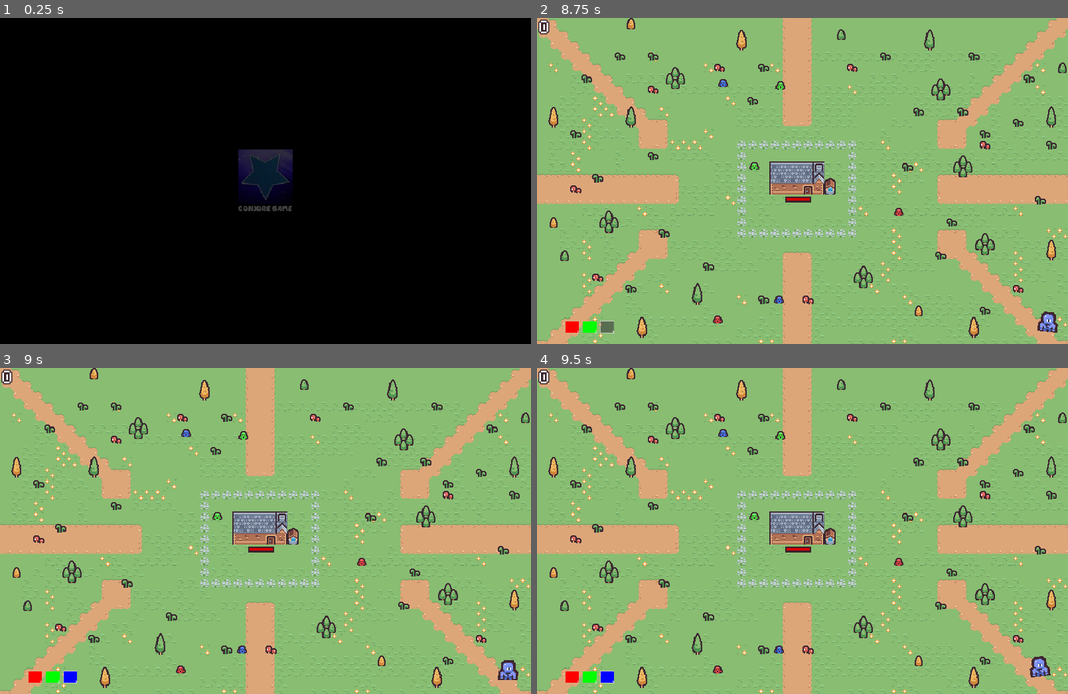
Above: before the commit, frames 1-4 (two rows, left to right).
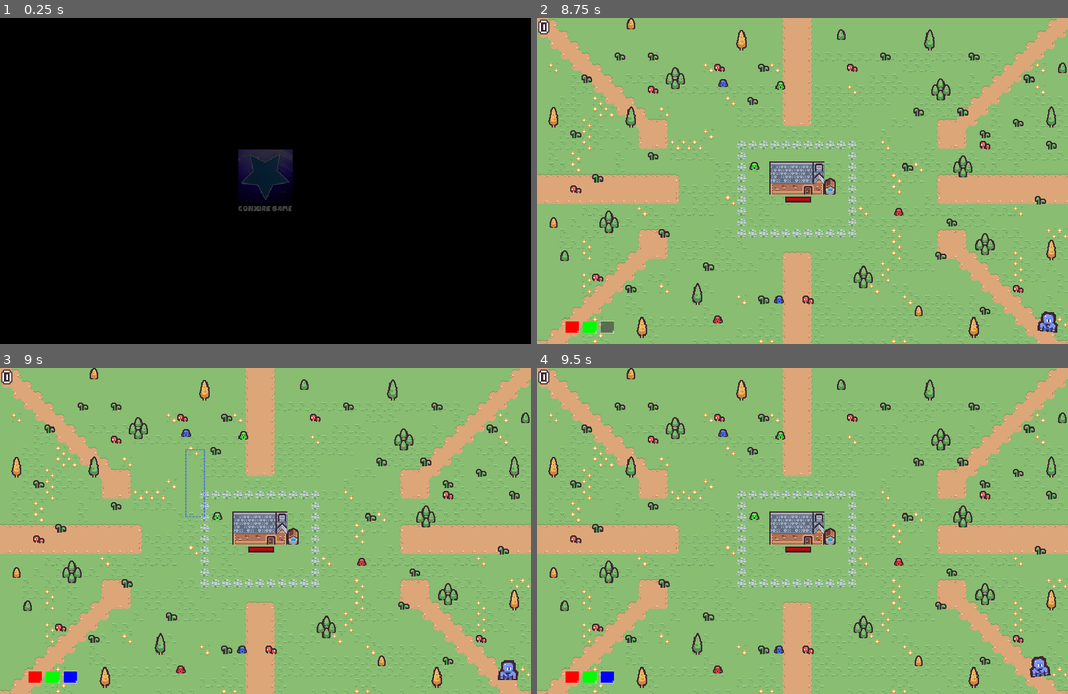
Above: after the commit, the same moments.

Repository: RiddimCrunch/TinyCreature-LudumDare56-
Game: Godot game, scene res://Scenes/splash_screen_manager.tscn
The game is run twice, just before and just after one commit, with the same random seed, the same clock (stepped at 60 frames per second) and the same inputs.
Inputs (mouse positions are in pixels of both pictures, inside the frame that each line leads up to):
- Up to frame 1 (0.25 s): no input
- Up to frame 2 (8.75 s): move the mouse to (919, 164) at 0.52 s; hold Right (ui_right) 0.53-1.25 s; hold 3 (Blue) 0.53-1.25 s; click (919, 164) at 0.67 s; tap Space (Jump) at 0.77, 2, 3.5, 3.77 s; tap 2 (Green) at 0.8, 5.3 s; tap Enter at 1.25, 2.75 s; drag from (696, 197) to (775, 246) at 1.27 s; move the mouse to (855, 109) at 2.02 s; hold Right (ui_right) 2.03-2.75 s; hold 1 (Red) 2.03-2.75 s; click (855, 109) at 2.17 s; tap 3 (Blue) at 2.3 s; drag from (775, 246) to (643, 132) at 2.77 s; move the mouse to (961, 229) at 3.52 s; hold Left (ui_left) 3.53-4.25 s; hold 2 (Green) 3.53-4.25 s; click (961, 229) at 3.67 s; tap 1 (Red) at 3.8 s; drag from (643, 132) to (722, 99) at 4.27 s; move the mouse to (829, 181) at 5.02 s; hold Down (ui_down) 5.03-5.75 s; hold 3 (Blue) 5.03-5.75 s; click (829, 181) at 5.17 s; click "Play" at 5.75 s; click (574, 327) at 6.5 s; click (590, 327) at 7.25 s; click (606, 327) at 8 s
- Up to frame 3 (9 s): drag from (185, 449) to (244, 651) at 8.77 s
- Up to frame 4 (9.5 s): no input

Frames 1-2 are identical in both runs. In frame 3, less than 0.1% of the frame differs, in the area x 34-39%, y 24-46%; in frame 4, nothing differs.

Commit message:
color flag and pointers

Diff:
--- a/ludumdare/Scripts/box_select.gd
+++ b/ludumdare/Scripts/box_select.gd
@@ -7,6 +7,7 @@
 var start: Vector2 = Vector2(0,0)
 var end: Vector2 = Vector2(0,0)
 var dragging = false
+var color: Color = Color.AQUAMARINE
 func _input(event: InputEvent) -> void:
 	if event is InputEventMouseButton and event.button_index == MOUSE_BUTTON_LEFT:
 		if event.pressed:
@@ -20,11 +21,11 @@
 			dragging = false
 
 func _draw() -> void:
-	var c = Color.AQUAMARINE
-	draw_dashed_line(start, Vector2(start.x, end.y), c, 2)
-	draw_dashed_line(start, Vector2(end.x, start.y), c, 2)
-	draw_dashed_line(Vector2(start.x, end.y), end, c, 2)
-	draw_dashed_line(Vector2(end.x, start.y), end, c, 2)
+	var width = 5
+	draw_dashed_line(start, Vector2(start.x, end.y), color, width)
+	draw_dashed_line(start, Vector2(end.x, start.y), color, width)
+	draw_dashed_line(Vector2(start.x, end.y), end, color, width)
+	draw_dashed_line(Vector2(end.x, start.y), end, color, width)
 
 func _physics_process(_delta: float) -> void:
 	if dragging:
--- a/ludumdare/Scripts/creature_commander_manager.gd
+++ b/ludumdare/Scripts/creature_commander_manager.gd
@@ -12,13 +12,34 @@
 enum ColorFilter { red, green, blue, none }
 var active_color_filter = ColorFilter.none
 
+var pointers = {
+	ColorFilter.red: preload("res://Assets/Cursor/pointer_red.png"),
+	ColorFilter.green: preload("res://Assets/Cursor/pointer_green.png"),
+	ColorFilter.blue: preload("res://Assets/Cursor/pointer_blue.png"),
+	ColorFilter.none: preload("res://Assets/Cursor/pointer.png"),
+}
+
+var flags = {
+	ColorFilter.red: preload("res://Assets/Cursor/flag_red.png"),
+	ColorFilter.green: preload("res://Assets/Cursor/flag_green.png"),
+	ColorFilter.blue: preload("res://Assets/Cursor/flag_blue.png"),
+	ColorFilter.none: preload("res://Assets/Cursor/flag.png"),
+}
+
+var outline_colors = {
+	ColorFilter.red: Color.DEEP_PINK,
+	ColorFilter.green: Color.GREEN_YELLOW,
+	ColorFilter.blue: Color.ROYAL_BLUE,
+	ColorFilter.none: Color.AQUAMARINE,
+}
+
 func command_mode(enable: bool):
 	if enable:
-		Input.set_custom_mouse_cursor(preload("res://Assets/Cursor/flag.png"))
+		Input.set_custom_mouse_cursor(flags[active_color_filter])
 		box_select.process_mode = Node.PROCESS_MODE_DISABLED
 		line_command.process_mode = Node.PROCESS_MODE_INHERIT
 	else:
-		Input.set_custom_mouse_cursor(preload("res://Assets/Cursor/pointer.png"))
+		Input.set_custom_mouse_cursor(pointers[active_color_filter])
 		box_select.process_mode = Node.PROCESS_MODE_INHERIT
 		line_command.process_mode = Node.PROCESS_MODE_DISABLED
 
@@ -38,11 +59,11 @@
 	if event is InputEventMouseButton and event.button_index == MOUSE_BUTTON_MASK_RIGHT:
 		clear_selected()
 		command_mode(false)
-	if Input.get_action_strength("Blue"):
+	if event.is_action_pressed("Blue"):
 		set_active_color_filter(ColorFilter.blue)
-	elif Input.get_action_strength("Green"):
+	elif event.is_action_pressed("Green"):
 		set_active_color_filter(ColorFilter.green)
-	elif Input.get_action_strength("Red"):
+	elif event.is_action_pressed("Red"):
 		set_active_color_filter(ColorFilter.red)
 
 func set_active_color_filter(color: ColorFilter):
@@ -50,6 +71,10 @@
 		active_color_filter = ColorFilter.none
 	else:
 		active_color_filter = color
+
+	clear_selected()
+	command_mode(false)
+	box_select.color = outline_colors[active_color_filter]
 	print(ColorFilter.keys()[active_color_filter])
 
 func is_valid_color(type: EntityType.TypeEnum) -> bool:
Binary file added: ludumdare/Assets/Cursor/flag_blue.png
Binary file added: ludumdare/Assets/Cursor/flag_green.png
Binary file added: ludumdare/Assets/Cursor/flag_red.png
Binary file added: ludumdare/Assets/Cursor/pointer_blue.png
Binary file added: ludumdare/Assets/Cursor/pointer_green.png
Binary file added: ludumdare/Assets/Cursor/pointer_red.png
Binary file changed: ludumdare/Assets/Enemy/tile_0109_red.png
Not shown: 1 places in ludumdare/Scenes/Menu/GameOverMenu.tscn that only renumber resources
Not shown: 1 places in ludumdare/Scenes/World.tscn that only renumber resources
